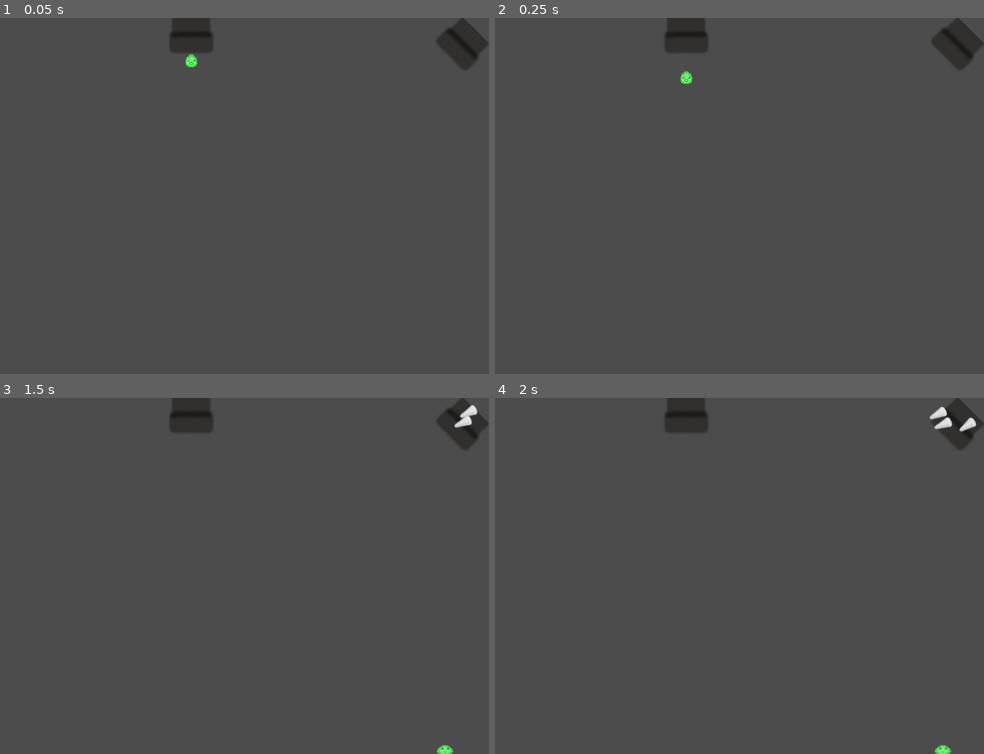
Above: before the commit, frames 1-4 (two rows, left to right).
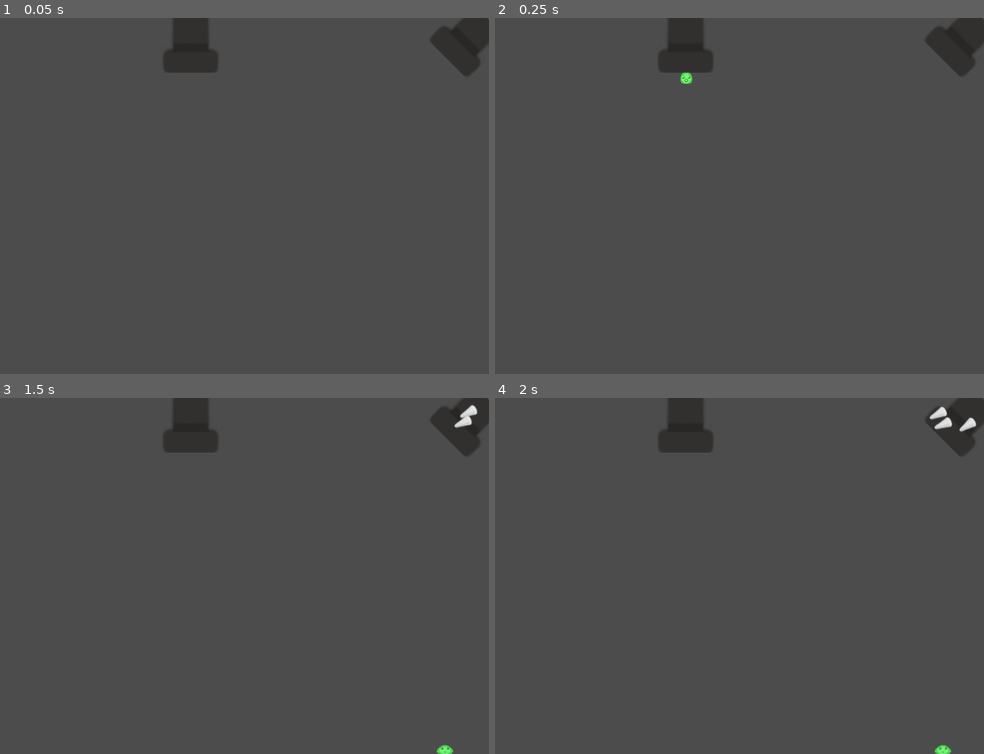
Above: after the commit, the same moments.

Repository: Aasherknight/Slimy
Game: Godot game, scene res://main.tscn
The game is run twice, just before and just after one commit, with the same random seed, the same clock (stepped at 60 frames per second) and the same inputs.
Inputs:
- Up to frame 1 (0.05 s): no input
- Up to frame 2 (0.25 s): no input
- Up to frame 3 (1.5 s): hold Right (ui_right) 0.53-1.28 s; hold Down (ui_down) from 1.28 s (still down)
- Up to frame 4 (2 s): keep holding Down (ui_down)

The runs differ from the first frame. In frame 1, 0.9% of the frame differs, in the area x 33-100%, y 0-17%; in frame 2, 0.9%; in frame 3, 0.9%; in frame 4, 0.9%.

Commit message:
small changes to the pipe

Diff:
--- a/main.tscn
+++ b/main.tscn
@@ -2,8 +2,8 @@
 
 [ext_resource path="res://main.gd" type="Script" id=1]
 [ext_resource path="res://Spikes.tscn" type="PackedScene" id=2]
-[ext_resource path="res://art/pipe.png" type="Texture" id=3]
-[ext_resource path="res://Player.tscn" type="PackedScene" id=4]
+[ext_resource path="res://Player.tscn" type="PackedScene" id=3]
+[ext_resource path="res://art/pipe.png" type="Texture" id=4]
 
 [sub_resource type="Curve2D" id=1]
 
@@ -17,58 +17,43 @@
 script = ExtResource( 1 )
 Spikes = ExtResource( 2 )
 
-[node name="Sprite" type="Sprite" parent="." index="0"]
-
-position = Vector2( 967.844, 53.9764 )
-rotation = 0.785398
-scale = Vector2( 0.75, 0.75 )
-texture = ExtResource( 3 )
-_sections_unfolded = [ "Offset", "Transform" ]
-
-[node name="Sprite2" type="Sprite" parent="." index="1"]
-
-position = Vector2( 521.906, 43.9553 )
-scale = Vector2( 0.75, 0.75 )
-texture = ExtResource( 3 )
-_sections_unfolded = [ "Offset", "Transform" ]
-
-[node name="mobTimer" type="Timer" parent="." index="2"]
+[node name="mobTimer" type="Timer" parent="." index="0"]
 
 process_mode = 1
 wait_time = 0.5
 one_shot = false
 autostart = false
 
-[node name="startTimer" type="Timer" parent="." index="3"]
+[node name="startTimer" type="Timer" parent="." index="1"]
 
 process_mode = 1
 wait_time = 0.5
 one_shot = true
 autostart = false
 
-[node name="scoreTimer" type="Timer" parent="." index="4"]
+[node name="scoreTimer" type="Timer" parent="." index="2"]
 
 process_mode = 1
 wait_time = 0.25
 one_shot = false
 autostart = false
 
-[node name="startPosition" type="Position2D" parent="." index="5"]
+[node name="startPosition" type="Position2D" parent="." index="3"]
 
 position = Vector2( 523.552, 70.3864 )
 scale = Vector2( 0.831027, 0.645731 )
 _sections_unfolded = [ "Transform" ]
 
-[node name="Pipe1" type="Path2D" parent="." index="6"]
+[node name="Pipe1" type="Path2D" parent="." index="4"]
 
 self_modulate = Color( 0.5, 0.6, 1, 0.7 )
-position = Vector2( -14.7329, 16.9606 )
+position = Vector2( -41.4558, 40.3431 )
 scale = Vector2( 0.999046, 0.997994 )
 curve = SubResource( 1 )
 
 [node name="Pipe1Spawn" type="PathFollow2D" parent="Pipe1" index="0"]
 
-position = Vector2( 973.168, 5.12096 )
+position = Vector2( 973.168, 51.98 )
 rotation = 0.799529
 offset = 0.0
 h_offset = 0.0
@@ -79,10 +64,25 @@
 lookahead = 4.0
 _sections_unfolded = [ "Transform" ]
 
-[node name="Player" parent="." index="7" instance=ExtResource( 4 )]
+[node name="Player" parent="." index="5" instance=ExtResource( 3 )]
 
-position = Vector2( 524.658, 70.757 )
+position = Vector2( 522.988, 32.3428 )
 scale = Vector2( 2.40474, 2.40221 )
+
+[node name="Sprite" type="Sprite" parent="." index="6"]
+
+position = Vector2( 987.887, 35.6044 )
+rotation = 0.785398
+scale = Vector2( 0.75, 0.75 )
+texture = ExtResource( 4 )
+_sections_unfolded = [ "Offset", "Transform" ]
+
+[node name="Sprite2" type="Sprite" parent="." index="7"]
+
+position = Vector2( 521.906, 43.9553 )
+scale = Vector2( 0.75, 0.75 )
+texture = ExtResource( 4 )
+_sections_unfolded = [ "Offset", "Transform" ]
 
 [connection signal="timeout" from="mobTimer" to="." method="_on_mobTimer_timeout"]
 
Binary file changed: art/pipe.png
